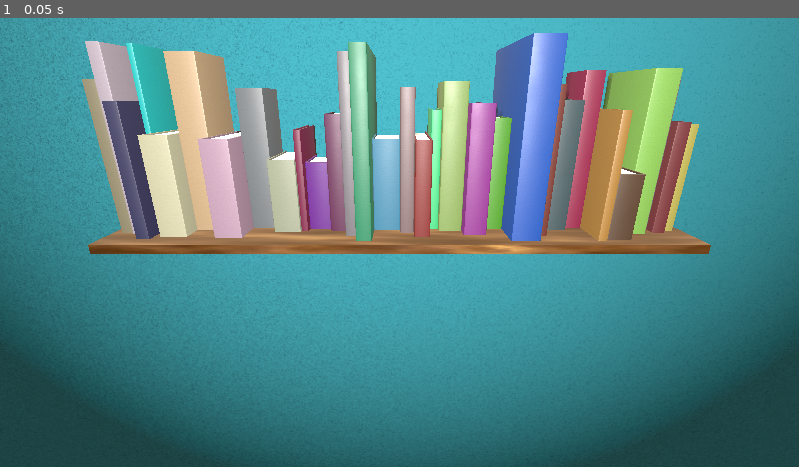
Above: before the commit, frame 1.
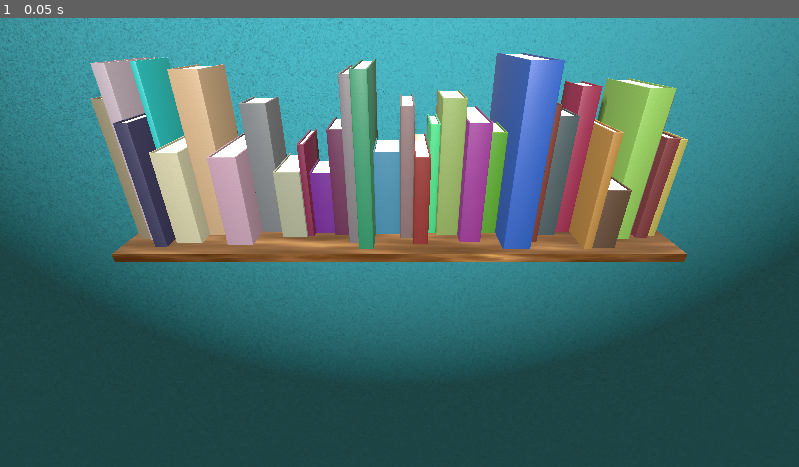
Above: after the commit, the same moment.

Repository: anti-matt-er/LD54-BookStacker
Game: Godot game, scene res://scenes/demo.tscn
Two runs of this game, one before a commit and one after it. Both use one fixed random seed, a clock stepped at 60 frames per second and the inputs below.
Inputs:
- Up to frame 1 (0.05 s): no input

The runs differ from the first frame. In frame 1, 63% of the frame differs, in the area x 0-100%, y 0-100%.

Commit message:
Camera & lighting tweaks

Diff:
--- a/scenes/demo.tscn
+++ b/scenes/demo.tscn
@@ -41,12 +41,13 @@
 transform = Transform3D(1, 0, 0, 0, 1, 0, 0, 0, 1, 0, 0.1, 0)
 
 [node name="Camera3D" type="Camera3D" parent="."]
-transform = Transform3D(1, 0, 0, 0, 0.937008, 0.349308, 0, -0.349308, 0.937008, 0, 0.329, 0.708)
+transform = Transform3D(1, 0, 0, 0, 0.877983, 0.478692, 0, -0.478692, 0.877983, 0, 0.448537, 0.708)
 current = true
 fov = 60.0
+far = 5.0
 
 [node name="OmniLight3D" type="OmniLight3D" parent="."]
-transform = Transform3D(1, 0, 0, 0, 1, 0, 0, 0, 1, 0, 0.440571, 1.08477)
+transform = Transform3D(1, 0, 0, 0, 1, 0, 0, 0, 1, 0, 0.731, 1.085)
 light_energy = 2.5
 shadow_enabled = true
 omni_range = 1.76125
